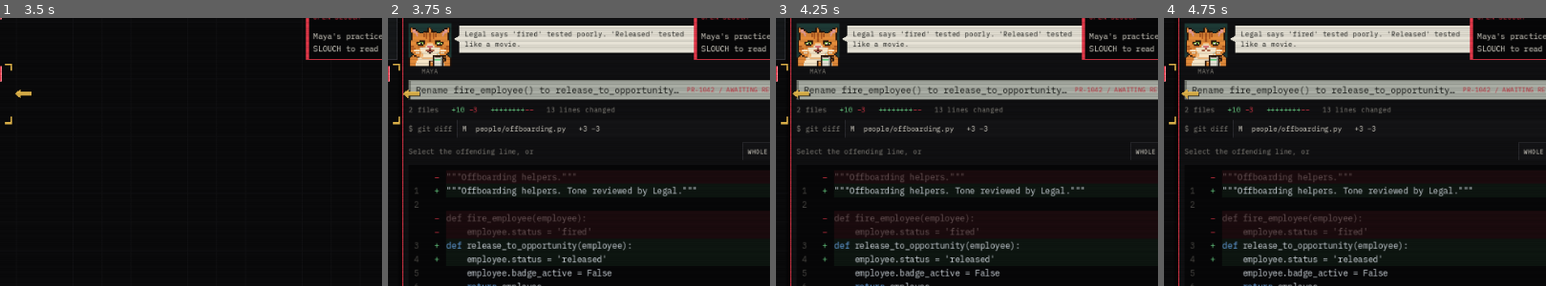
Above: before the commit, frames 1-4 (left to right).
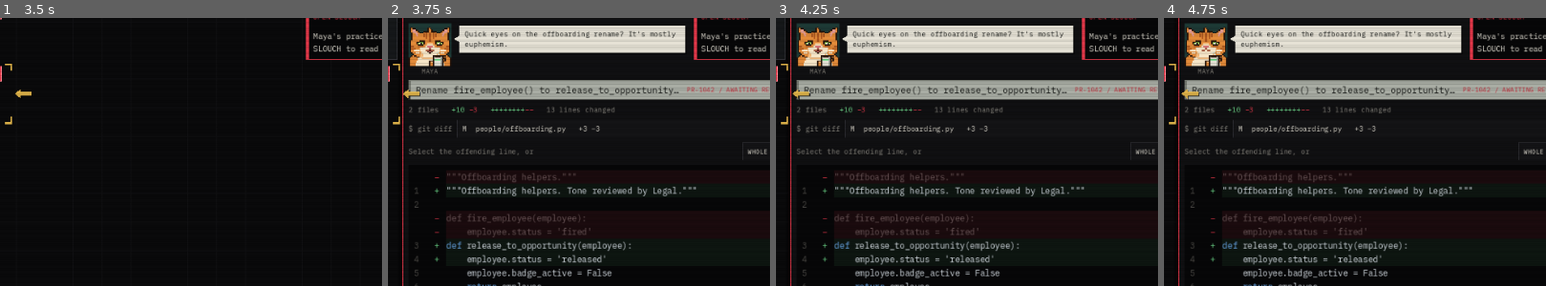
Above: after the commit, the same moments.

Repository: exponent-to/last-review
Game: Godot game, scene res://native/main.tscn
The game is run twice, just before and just after one commit, with the same random seed, the same clock (stepped at 60 frames per second) and the same inputs.
Inputs (mouse positions are % of the whole screen's width and height, from its top left):
- Up to frame 1 (3.5 s): click "New Game" at 0.5 s; click "Slot 1 — Empty" at 1.25 s; click "SKIP [ESC]" at 2 s; click "START ORIENTATION" at 2.75 s
- Up to frame 2 (3.75 s): click (14, 23) at 3.52 s
- Up to frame 3 (4.25 s): no input
- Up to frame 4 (4.75 s): click "P01" at 4.25 s
The pictures show only the part of the screen within x 17-67%, y 21-71%; the shares and areas given below are measured in that part.

Frame 1 is identical in both runs. In frame 2, 0.9% of the frame differs, in the area x 20-81%, y 2-14%; in frame 3, 0.9%; in frame 4, 0.9%.

Commit message:
Per-PR dialogue trees: engine, validator, and the first tree
Each campaign PR can carry its own tree (content/trees/, keyed by title, in
its slot author's voice): lines per node by mood or tone, plus a per-PR lean
on branch odds. Trees speak before templates; repeatable moments keep the
templates behind the PR's own line. tests/test_trees.gd enforces coverage of
every branch, bubble length, the no-hints vocabulary, cited-topic placeholders,
and uniqueness across PRs. tools/tree_manifest.gd writes fault-free writer
briefs per two-day block. PR-1042 is the model tree.

Co-Authored-By: Claude Opus 5.5 <noreply@anthropic.com>
Claude-Session: https://claude.ai/code/session_01Toh7NZ5ACNR43vRL3YhDBw

Diff:
--- a/content/encounters.gd
+++ b/content/encounters.gd
@@ -20,6 +20,7 @@
 const Banter = preload("res://content/banter.gd")
 const Lines = preload("res://content/encounter_lines.gd")
 const Bank = preload("res://content/pr_bank.gd")
+const Trees = preload("res://content/trees.gd")
 
 const AUTHORS: Array[String] = ["Maya", "Theo", "Inez"]
 const MOODS: Array[String] = ["warm", "neutral", "strained", "hostile"]
@@ -172,6 +173,8 @@
 ## mood templates instead, so a mood change is always audible. Missing fields fall
 ## back to the templates.
 const DESK_OVERRIDES := {"pitch": "pitch", "pushback": "pushback", "thanks": "relief", "relief": "relief"}
+## Desk moments that can happen more than once per visit.
+const REPEATABLE: Array[String] = ["flag", "unflag", "consult"]
 const DM_OVERRIDES := {"grudge": "grudge"}
 ## Beats that end the desk visit (the author leaves with a reaction).
 const VERDICTS: Array[String] = ["thanks", "suspicious", "relief", "revise_now", "revise_later", "abandon", "escalate", "insist_revise", "insist_escalate"]
@@ -247,7 +250,7 @@
 	return result
 
 ## Weights for a pick, after leans for what was cited.
-static func weights(pick: String, author: String, mood: String, cited: Array = []) -> Dictionary:
+static func weights(pick: String, author: String, mood: String, cited: Array = [], title: String = "") -> Dictionary:
 	var table: Dictionary = PICKS.get(pick, {})
 	var person: Dictionary = table.get(author, table.get("Maya", {}))
 	var result: Dictionary = person.get(mood, person.get("neutral", {})).duplicate()
@@ -257,6 +260,11 @@
 			for node: String in lean: result[node] = int(result.get(node, 0)) + int(lean[node])
 		if cited.size() >= PILE_ON:
 			for node: String in PILE_LEAN: result[node] = int(result.get(node, 0)) + int(PILE_LEAN[node])
+	# Each PR's own tree leans its branches: some people argue about this one.
+	if not title.is_empty():
+		var lean := Trees.lean(title)
+		for node: Variant in result.keys():
+			if lean.has(node): result[node] = int(result[node]) + int(lean[node])
 	for node: Variant in result.keys(): result[node] = maxi(0, int(result[node]))
 	return result
 
@@ -289,6 +297,17 @@
 	return {"pr_id": id, "author": author, "version": int(packet.get("revision", 1)), "verdict": verdict,
 		"cited": _sorted(cited), "mood": mood(state, author), "first": id == first, "pushed": pushed}
 
+static var _titles: Dictionary = {}
+
+## The title of a PR or of the original a revision came from; trees key on it.
+static func title_for(pr_id: String) -> String:
+	if _titles.is_empty():
+		for packet: Dictionary in Catalog.originals(): _titles[str(packet.id)] = str(packet.get("title", ""))
+	var origin := pr_id
+	var cut := pr_id.rfind("-v")
+	if cut > 0 and pr_id.substr(cut + 2).is_valid_int(): origin = pr_id.left(cut)
+	return str(_titles.get(origin, ""))
+
 ## Where a stamp leads. The career's very first PR always goes back in line, so
 ## orientation stays scripted; a third change request always escalates.
 static func verdict_node(context: Dictionary) -> String:
@@ -298,10 +317,10 @@
 	var key := "%s|%s|%s|%s" % [context.pr_id, context.verdict, mood, ",".join(cited)]
 	if context.verdict == "approve":
 		if int(context.version) > 1: return "relief"
-		return roll_pick(weights("approve", author, mood), key + "|approve")
+		return roll_pick(weights("approve", author, mood, [], title_for(str(context.pr_id))), key + "|approve")
 	if int(context.version) >= Policy.MAX_REVISION: return "escalate"
 	if bool(context.get("first", false)): return "revise_later"
-	var options := weights("changes", author, mood, cited)
+	var options := weights("changes", author, mood, cited, title_for(str(context.pr_id)))
 	var again := bool(context.get("pushed", false))
 	if again: options.erase("pushback")
 	return roll_pick(options, key + ("|changes-again" if again else "|changes"))
@@ -310,7 +329,7 @@
 static func insist_node(context: Dictionary) -> String:
 	if int(context.version) >= Policy.MAX_REVISION: return "insist_escalate"
 	var key := "%s|insist|%s|%s" % [context.pr_id, context.mood, ",".join(_sorted(context.get("cited", [])))]
-	return roll_pick(weights("insist", str(context.author), str(context.mood)), key)
+	return roll_pick(weights("insist", str(context.author), str(context.mood), [], title_for(str(context.pr_id))), key)
 
 ## Which citation the author disputes when they push back.
 static func disputed(cited: Array, pr_id: String) -> String:
@@ -419,6 +438,16 @@
 ## Candidate bubble lines for a desk moment, already filled in.
 static func desk_lines(packet: Dictionary, node: String, mood: String, cited: Array = [], focus: String = "") -> Array:
 	var author := str(packet.get("author", ""))
+	# This PR's own tree speaks first. Moments that can repeat in one visit keep
+	# the author's templates behind it, so a second flag gets a fresh line.
+	var tree_line := Trees.line(str(packet.get("title", "")), "desk", node, mood)
+	if not tree_line.is_empty():
+		var own_first: Array = [fill(tree_line, cited, focus)]
+		if node in REPEATABLE:
+			for template: Variant in templates("desk", node, author, mood):
+				var filled := fill(str(template), cited, focus)
+				if filled not in own_first: own_first.append(filled)
+		return own_first
 	var own: String = str(overrides(packet).get(str(DESK_OVERRIDES.get(node, "")), "")) if mood == "neutral" else ""
 	if not own.is_empty(): return [fill(own, cited, focus)]
 	var result: Array = []
@@ -441,6 +470,8 @@
 	var mood := str(beat.mood)
 	var id := str(beat.pr_id)
 	var cited: Array = beat.get("cited", [])
+	var tree_line := Trees.line(str(packet.get("title", "")), "dm", kind, mood)
+	if not tree_line.is_empty(): return fill(tree_line, cited, str(beat.get("disputed", "")))
 	if mood == "neutral":
 		match kind:
 			"thanks":
--- /dev/null
+++ b/content/trees.gd
@@ -0,0 +1,62 @@
+extends RefCounted
+## Unique dialogue trees, one per PR, keyed by the PR's title (titles are unique).
+## Each two-day block of the campaign has its own file in content/trees/.
+##
+## A tree is written in the voice of the author the campaign assigns that slot:
+##   {"author": "Maya",
+##    "lean": {"pushback": 10, "abandon": -5},        # this PR's own branch odds
+##    "desk": {"pitch": {"warm": "...", "neutral": "...", "strained": "...", "hostile": "..."},
+##             "flag": {"friendly": "...", "cold": "..."}, ...},
+##    "dm": {"grudge": {"any": "..."}, ...}}
+## A node's lines are keyed by an exact mood, by a tone ("friendly" covers warm
+## and neutral, "cold" covers strained and hostile), or by "any". Lookups try the
+## exact mood, then the tone, then "any". Templates in content/encounter_lines.gd
+## cover anything a tree leaves out.
+
+const FILES: Array[String] = [
+	"res://content/trees/days_01_02.gd",
+	"res://content/trees/days_03_04.gd",
+	"res://content/trees/days_05_06.gd",
+	"res://content/trees/days_07_08.gd",
+	"res://content/trees/days_09_10.gd",
+]
+const MOODS: Array[String] = ["warm", "neutral", "strained", "hostile"]
+const TONES := {"warm": "friendly", "neutral": "friendly", "strained": "cold", "hostile": "cold"}
+## Nodes every tree must voice, on each channel, at least once per tone. The pitch
+## is the first impression, so it needs every mood.
+const DESK_REQUIRED: Array[String] = ["pitch", "return", "revised", "flag", "thanks", "suspicious", "relief", "revise_now", "revise_later", "pushback", "insist_revise", "insist_escalate", "withdrawn", "abandon", "escalate"]
+const DM_REQUIRED: Array[String] = ["thanks", "suspicious", "revise_later", "abandon", "escalate", "grudge"]
+const EVERY_MOOD: Array[String] = ["pitch"]
+## How far one PR may lean a branch; the author's personality still dominates.
+const LEAN_LIMIT := 25
+
+static var _trees: Dictionary = {}
+
+static func all() -> Dictionary:
+	if _trees.is_empty():
+		for path: String in FILES:
+			if not ResourceLoader.exists(path): continue
+			var block: Variant = load(path)
+			if block == null or not block.has_method("trees"): continue
+			var found: Dictionary = block.trees()
+			for title: Variant in found: _trees[str(title)] = found[title]
+		if _trees.is_empty(): _trees["__none__"] = {}
+	return _trees
+
+static func tree(title: String) -> Dictionary:
+	return all().get(title, {})
+
+## This PR's line for a node and mood, or "" to fall back to templates.
+static func line(title: String, channel: String, node: String, mood: String) -> String:
+	var lines: Dictionary = tree(title).get(channel, {}).get(node, {})
+	for key: String in [mood, str(TONES.get(mood, "")), "any"]:
+		var text := str(lines.get(key, "")).strip_edges()
+		if not text.is_empty(): return text
+	return ""
+
+## This PR's own nudges to branch odds, clamped to LEAN_LIMIT.
+static func lean(title: String) -> Dictionary:
+	var result := {}
+	var raw: Dictionary = tree(title).get("lean", {})
+	for node: Variant in raw: result[str(node)] = clampi(int(raw[node]), -LEAN_LIMIT, LEAN_LIMIT)
+	return result
--- /dev/null
+++ b/content/trees/days_01_02.gd
@@ -0,0 +1,40 @@
+extends RefCounted
+## Per-PR dialogue trees for days 1-2. See content/trees.gd for the format.
+
+static func trees() -> Dictionary:
+	return {
+		"Rename fire_employee() to release_to_opportunity()": {
+			"author": "Maya",
+			"lean": {"revise_now": 10, "abandon": -10},
+			"desk": {
+				"pitch": {
+					"warm": "Legal renamed firing. I just typed it. You'll be gentle, right?",
+					"neutral": "Quick eyes on the offboarding rename? It's mostly euphemism.",
+					"strained": "The rename. Please read it like it's not about you.",
+					"hostile": "Offboarding rename. Ironic, given how this is going.",
+				},
+				"return": {"friendly": "Back. Fewer euphemisms, same unemployment.", "cold": "The rename's back. Like the people it releases, sometimes."},
+				"revised": {"friendly": "Done. Released it into the wild, like the docstring says.", "cold": "Pushed. Typed it like someone was watching. You were."},
+				"flag": {"friendly": "{Topic}? Fair. Legal wrote half of it, though.", "cold": "{Topic}. Sure. Release that too."},
+				"thanks": {"friendly": "Thanks. Somewhere a manager can now say 'opportunity'.", "cold": "Approved. Huh. Thanks, I guess."},
+				"suspicious": {"friendly": "That was fast. Did you read the part about the badge?", "cold": "You approved it? Are you being released next?"},
+				"relief": {"friendly": "Finally. The euphemism ships.", "cold": "Approved. The opportunity is officially released."},
+				"revise_now": {"friendly": "Give me a sec. Renaming firing is quick work.", "cold": "Fine. Fixing it now, at your desk, in front of you."},
+				"revise_later": {"friendly": "I'll fix it after lunch. If lunch is still offered.", "cold": "I'll fix it. Add it to my exit interview."},
+				"pushback": {"friendly": "{Topic}? Legal picked this wording. I'm only the typist.", "cold": "You're blocking a rename of firing over {topic}. Think about that."},
+				"insist_revise": {"friendly": "Okay, okay. I'll make it even gentler.", "cold": "Fine. Revising. Legal will be thrilled."},
+				"insist_escalate": {"friendly": "Let's let Morgan pick the euphemism.", "cold": "Morgan can decide what firing is called."},
+				"withdrawn": {"friendly": "Thank you. The opportunity lives.", "cold": "Good. One less thing to release."},
+				"abandon": {"friendly": "Never mind. Helios can release it for me.", "cold": "Forget it. Helios will merge it. It doesn't have feelings."},
+				"escalate": {"friendly": "I'm asking Morgan. This is above my pay grade.", "cold": "That's three rounds. Morgan can have it."},
+			},
+			"dm": {
+				"thanks": {"friendly": "Rename shipped. HR sent a thumbs-up. Unsettling.", "cold": "It merged. HR is pleased. I'm not."},
+				"suspicious": {"friendly": "You approved the rename fast. Was it the docstring?", "cold": "Quick approval on the rename. Noted, somewhere."},
+				"revise_later": {"friendly": "Fixing {topics} on the rename. Choosing a softer verb.", "cold": "Rename's back over {topics}. Like a severance letter."},
+				"abandon": {"friendly": "Helios merged the rename. It didn't blink.", "cold": "Helios took the rename. It said 'aligned' twice."},
+				"escalate": {"friendly": "Morgan has the rename now. Out of my hands.", "cold": "Morgan's deciding the rename. Hope you're happy."},
+				"grudge": {"friendly": "Helios released the rename. It released me from caring.", "cold": "The rename shipped without you. So might the rest of us."},
+			},
+		},
+	}
--- /dev/null
+++ b/content/trees/days_03_04.gd
@@ -0,0 +1,6 @@
+extends RefCounted
+## Per-PR dialogue trees for days 3-4. See content/trees.gd for the format.
+
+static func trees() -> Dictionary:
+	return {
+	}
--- /dev/null
+++ b/content/trees/days_05_06.gd
@@ -0,0 +1,6 @@
+extends RefCounted
+## Per-PR dialogue trees for days 5-6. See content/trees.gd for the format.
+
+static func trees() -> Dictionary:
+	return {
+	}
--- /dev/null
+++ b/content/trees/days_07_08.gd
@@ -0,0 +1,6 @@
+extends RefCounted
+## Per-PR dialogue trees for days 7-8. See content/trees.gd for the format.
+
+static func trees() -> Dictionary:
+	return {
+	}
--- /dev/null
+++ b/content/trees/days_09_10.gd
@@ -0,0 +1,6 @@
+extends RefCounted
+## Per-PR dialogue trees for days 9-10. See content/trees.gd for the format.
+
+static func trees() -> Dictionary:
+	return {
+	}
--- a/native/review_banter.gd
+++ b/native/review_banter.gd
@@ -334,7 +334,8 @@
 	var index := (key.hash() & 0x7fffffff) + count
 	var pool: Array = options if not options.is_empty() else Banter.lines(who, trigger)
 	if pool.is_empty(): return ""
-	var text := str(pool[posmod(index, pool.size())])
+	# Encounter options lead with this PR's own line; say it first, then vary.
+	var text := str(pool[0]) if count == 0 and not options.is_empty() else str(pool[posmod(index, pool.size())])
 	var last_key := who.to_lower() + ":" + trigger
 	if text == str(_last_said.get(last_key, "")) and pool.size() > 1: text = str(pool[posmod(index + 1, pool.size())])
 	_last_said[last_key] = text
--- a/tests/test_banter.gd
+++ b/tests/test_banter.gd
@@ -174,7 +174,8 @@
 	await process_frame
 	check(not _bubble_rect().intersects(ui._flag_buttons.P01.get_global_rect()), "The bubble never covers the citation slip")
 	ui._flag_buttons.P01.pressed.emit()
-	check(ui._banter.kind == "flag" and ui._banter.line != greeting and ui._banter.line in Banter.lines(author, "flag"), "Flagging a line changes the bubble to a defensive reaction")
+	var flag_lines: Array = Encounters.desk_lines(packet, "flag", Encounters.mood(state, author), ["P01"], "P01")
+	check(ui._banter.kind == "flag" and ui._banter.line != greeting and ui._banter.line in flag_lines, "Flagging a line changes the bubble to a defensive reaction")
 	var first_flag: String = ui._banter.line
 	_point_at(str(cite.path), 1 if int(cite.line) != 1 else 2)
 	ui._flag_buttons.P02.pressed.emit()
@@ -198,7 +199,7 @@
 		_command(Catalog.audit_citation(packet, rule_id))
 	(ui._reject if not packet.violations.is_empty() else ui._approve).pressed.emit()
 	var verdict_trigger := "changes" if not packet.violations.is_empty() else "approved"
-	check(ui._banter.visible and ui._banter.speaker == author and ui._banter.kind == verdict_trigger and ui._banter.line in Banter.lines(author, verdict_trigger), "Stamping gets a reaction from the author")
+	check(ui._banter.visible and ui._banter.speaker == author and ui._banter.kind == verdict_trigger and not ui._banter.line.is_empty(), "Stamping gets a reaction from the author")
 	ui._process(ReviewBanter.LINE_SECONDS + 0.01)
 	check(not ui._banter.visible, "The author leaves once no PR is open")
 	root.size = Vector2i(1280, 900)
--- a/tests/test_encounters.gd
+++ b/tests/test_encounters.gd
@@ -268,8 +268,18 @@
 				_check(text.contains("{author}") and (node == "cap" or text.contains("{pr}")), "Morgan's notes name the author and the PR: " + text)
 
 func _test_overrides() -> void:
-	# A neutral author speaks the PR's own lines from the bank; other moods use the templates.
-	var packet: Dictionary = Catalog.request_at(0)
+	# A PR's own tree speaks first, for every mood.
+	var first: Dictionary = Catalog.request_at(0)
+	var Trees = load("res://content/trees.gd")
+	if not Trees.tree(str(first.title)).is_empty():
+		for mood: String in ["warm", "neutral", "strained", "hostile"]:
+			_check(Encounters.desk_lines(first, "pitch", mood) == [Trees.line(str(first.title), "desk", "pitch", mood)], "A PR with a tree pitches in its own words (%s)" % mood)
+		var flags: Array = Encounters.desk_lines(first, "flag", "neutral", ["P01"], "P01")
+		_check(flags.size() > 1 and flags[0] == Encounters.fill(Trees.line(str(first.title), "desk", "flag", "neutral"), ["P01"], "P01"), "A repeatable moment leads with the PR's line and keeps templates behind it")
+	# Without a tree, a neutral author speaks the PR's own bank lines; other moods use the templates.
+	var spare: Dictionary = load("res://content/pr_bank.gd").entries()[-1]
+	var packet: Dictionary = {"id": "PR-SPARE", "title": spare.title, "author": "Maya"}
+	_check(Trees.tree(str(spare.title)).is_empty(), "The fallback test uses a PR without a tree")
 	var own: Dictionary = Encounters.overrides(packet)
 	var entry: Dictionary = {}
 	for candidate: Dictionary in load("res://content/pr_bank.gd").entries():
--- /dev/null
+++ b/tests/test_trees.gd
@@ -0,0 +1,80 @@
+extends SceneTree
+## Per-PR dialogue trees: every campaign PR has its own, in its author's voice,
+## covering every branch, within the same content rules as all other dialogue.
+const Trees = preload("res://content/trees.gd")
+const Catalog = preload("res://content/catalog.gd")
+const Encounters = preload("res://content/encounters.gd")
+## Raised to the full campaign once every block's trees are written.
+const MIN_TREES := 0
+const MAX_LENGTH := 70
+const PLACEHOLDERS := ["{topic}", "{Topic}", "{topics}", "{Topics}", "{fixes}", "{Fixes}"]
+## Moments where the author must name what you cited, in plain words.
+const NAMES_CITATION := {"desk": ["flag", "pushback"], "dm": ["revise_later"]}
+var checks := 0
+var failures := 0
+
+func _initialize() -> void:
+	var subjects := RegEx.create_from_string("(?i)\\b(P\\d\\d|load-bearing|pigeon|urgen\\w*|tabs?|uppercase|lowercase|blue|pink|ink|exclamation|sign-?off|whitespace|filenames?|comments?|record|keywords?)\\b")
+	var claims := RegEx.create_from_string("(?i)(good catch|great catch|nice catch|you're right|you are right|you're wrong|my bad|my mistake|it's fine|compliant|\\bclean\\b|broken|\\bbugs?\\b|\\bcorrect|incorrect|violat|audit|typo)")
+	var articles := RegEx.create_from_string("(?i)\\b(the|a|an|your|my|this|that|our|whole)\\s+\\{topics?\\}")
+	var braces := RegEx.create_from_string("\\{[^}]*\\}")
+	var by_title := {}
+	for packet: Dictionary in Catalog.originals(): by_title[str(packet.title)] = packet
+	var trees: Dictionary = Trees.all()
+	var seen := {}
+	var count := 0
+	for title: String in trees:
+		if title == "__none__": continue
+		count += 1
+		var tree: Dictionary = trees[title]
+		check(by_title.has(title), "A tree belongs to a real campaign PR: " + title)
+		if not by_title.has(title): continue
+		check(str(tree.get("author", "")) == str(by_title[title].author), "The tree speaks as the PR's author (%s): %s" % [by_title[title].author, title])
+		for channel: String in ["desk", "dm"]:
+			var required: Array = Trees.DESK_REQUIRED if channel == "desk" else Trees.DM_REQUIRED
+			for node: String in required:
+				for mood: String in Trees.MOODS:
+					if node in Trees.EVERY_MOOD and channel == "desk":
+						check(not str(tree.get(channel, {}).get(node, {}).get(mood, "")).strip_edges().is_empty(), "%s has its own %s line for every mood (%s): %s" % [channel, node, mood, title])
+					else:
+						check(not Trees.line(title, channel, node, mood).is_empty(), "%s covers %s.%s for %s" % [title, channel, node, mood])
+			for node: String in tree.get(channel, {}):
+				check(Encounters.NODES.has(node), "Tree nodes are real encounter nodes (%s): %s" % [node, title])
+				for key: String in tree[channel][node]:
+					check(key in Trees.MOODS or key in ["friendly", "cold", "any"], "Mood keys are moods, tones, or any (%s): %s" % [key, title])
+					var text := str(tree[channel][node][key]).strip_edges()
+					var label := "%s / %s.%s.%s: %s" % [title, channel, node, key, text]
+					check(not text.is_empty() and text.length() <= MAX_LENGTH, "Lines fit the bubble: " + label)
+					check(not text.contains("!") and not text.contains("[") and not text.contains("\n"), "No shouting, brackets, or line breaks: " + label)
+					check(subjects.search(braces.sub(text, "", true)) == null, "Lines never name what a standard checks: " + label)
+					check(claims.search(text) == null, "Lines never claim the PR is or isn't broken: " + label)
+					check(articles.search(text) == null, "Topics bring their own article: " + label)
+					for found: RegExMatch in braces.search_all(text):
+						check(found.get_string() in PLACEHOLDERS, "Only known placeholders: " + label)
+					if node in NAMES_CITATION.get(channel, []):
+						check(braces.search(text) != null, "This moment names what you cited ({topic}/{topics}/{fixes}): " + label)
+					var key_text := text.to_lower()
+					check(not seen.has(key_text), "Every line is unique to its PR: " + label + " (also " + str(seen.get(key_text, "")) + ")")
+					seen[key_text] = title
+		for node: Variant in tree.get("lean", {}):
+			check(str(node) in ["thanks", "suspicious", "revise_now", "revise_later", "pushback", "abandon", "escalate", "insist_revise", "insist_escalate"], "Leans name real branches: %s in %s" % [node, title])
+			check(absi(int(tree.lean[node])) <= Trees.LEAN_LIMIT, "Leans stay within the limit: " + title)
+	check(count >= MIN_TREES, "At least %d PRs have their own tree (%d)" % [MIN_TREES, count])
+	# A tree's lean really moves that PR's odds, and only that PR's.
+	for title: String in trees:
+		if title == "__none__" or not by_title.has(title): continue
+		var lean: Dictionary = Trees.lean(title)
+		if lean.is_empty(): continue
+		var author := str(by_title[title].author)
+		var with_tree: Dictionary = Encounters.weights("changes", author, "neutral", [], title)
+		var plain: Dictionary = Encounters.weights("changes", author, "neutral")
+		check(with_tree != plain or not lean.keys().any(func(node: Variant) -> bool: return plain.has(node)), "A PR's lean changes its own odds: " + title)
+		break
+	print("Per-PR trees: %d checks, %d failures (%d trees)" % [checks, failures, count])
+	quit(1 if failures else 0)
+
+func check(value: bool, message: String) -> void:
+	checks += 1
+	if not value:
+		failures += 1
+		push_error(message)
--- /dev/null
+++ b/tools/tree_manifest.gd
@@ -0,0 +1,42 @@
+extends SceneTree
+## Writer briefs for per-PR dialogue trees: one Markdown file per two-day block.
+##   sh scripts/run.sh --headless --script res://tools/tree_manifest.gd -- <out_dir>
+## Shows each slot's author and the PR's intended change (from the bank, without
+## any injected faults), so lines can be specific without ever knowing the answer.
+const Catalog = preload("res://content/catalog.gd")
+const Policy = preload("res://content/policy_campaign.gd")
+const Bank = preload("res://content/pr_bank.gd")
+const Trees = preload("res://content/trees.gd")
+
+func _initialize() -> void:
+	var out: String = OS.get_cmdline_user_args()[0] if not OS.get_cmdline_user_args().is_empty() else "user://tree_briefs"
+	DirAccess.make_dir_recursive_absolute(out)
+	var entries := {}
+	for entry: Dictionary in Bank.entries(): entries[str(entry.title)] = entry
+	for block in range(5):
+		var first_day := block * 2 + 1
+		var lines: Array[String] = ["# Dialogue tree brief: days %d-%d" % [first_day, first_day + 1], "", "Write trees into `%s`. Format and rules: `content/trees.gd` and `tests/test_trees.gd`; model tree: PR-1042 in days_01_02.gd." % Trees.FILES[block], ""]
+		for day: int in [first_day, first_day + 1]:
+			var rules: Array[String] = []
+			for rule: Dictionary in Catalog.rules_for_day(day): rules.append("%s %s" % [rule.id, rule.title])
+			lines.append("## Day %d (Helios advice %s). Standards on the slip: %s" % [day, "available" if day >= 3 else "not yet available", ", ".join(rules)])
+			lines.append("")
+			for packet: Dictionary in Catalog.requests_for_day(day):
+				var entry: Dictionary = entries.get(str(packet.title), {})
+				lines.append("### %s · %s · author **%s**%s" % [packet.id, packet.title, packet.author, "  (already written)" if not Trees.tree(str(packet.title)).is_empty() else ""])
+				lines.append("- Phrase: %s" % str(entry.get("phrase", "")))
+				for field: String in ["pitch", "pushback", "relief", "grudge"]:
+					lines.append("- Bank %s: %s" % [field, str(entry.get(field, ""))])
+				lines.append("- Intended change to `%s` (%s):" % [str(entry.get("path", "")), "modified" if entry.has("before") else "new file"])
+				lines.append("```diff")
+				var before := "\n".join(entry.get("before", [])) if entry.has("before") else ""
+				for row: Dictionary in Policy.line_diff(before, "\n".join(entry.get("lines", []))):
+					lines.append(str(row.kind) + str(row.text))
+				lines.append("```")
+				lines.append("")
+		var path := out.path_join("days_%02d_%02d.md" % [first_day, first_day + 1])
+		var file := FileAccess.open(path, FileAccess.WRITE)
+		file.store_string("\n".join(lines) + "\n")
+		file.close()
+		print("wrote ", path)
+	quit()
Not shown, changed: scripts/check.sh
